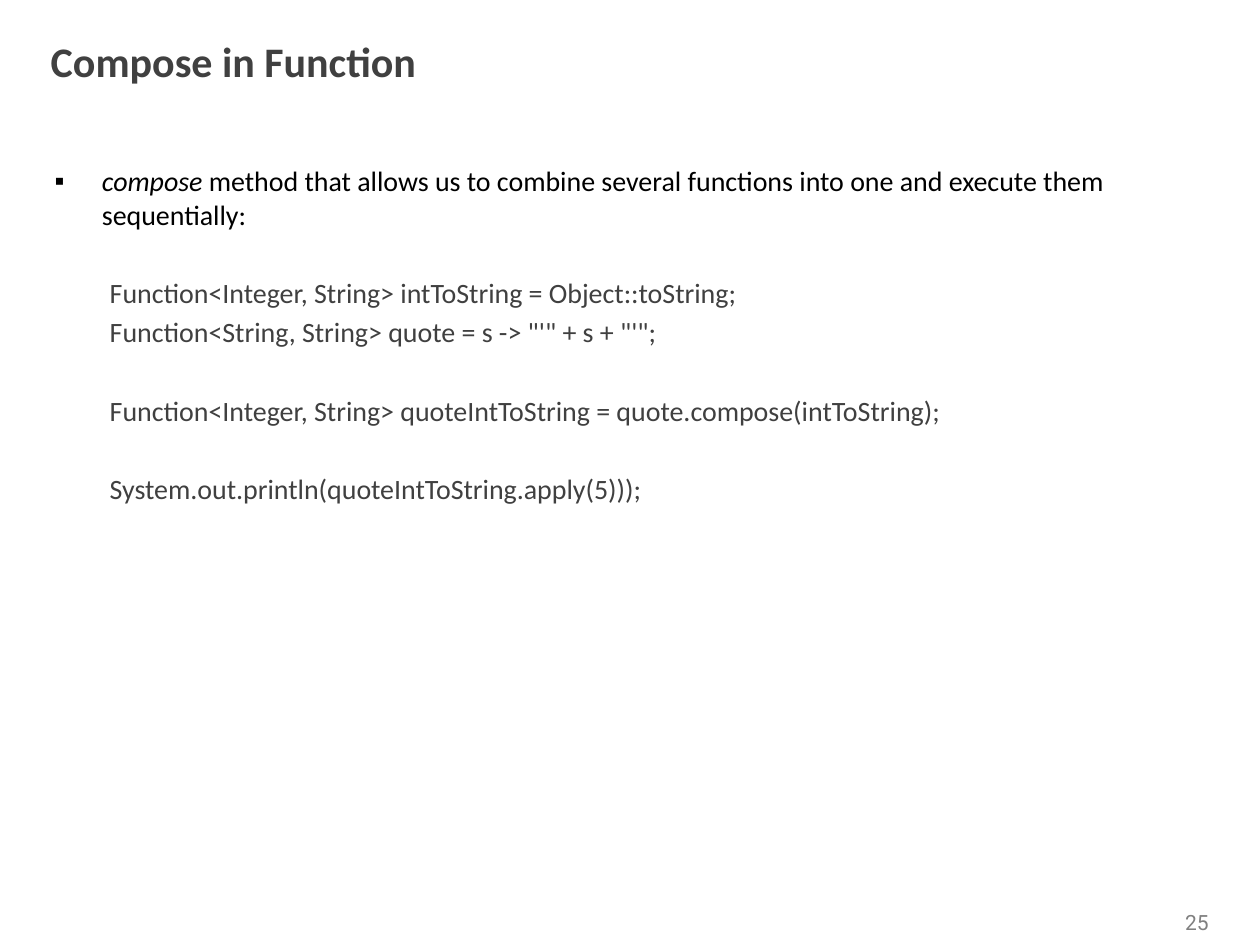
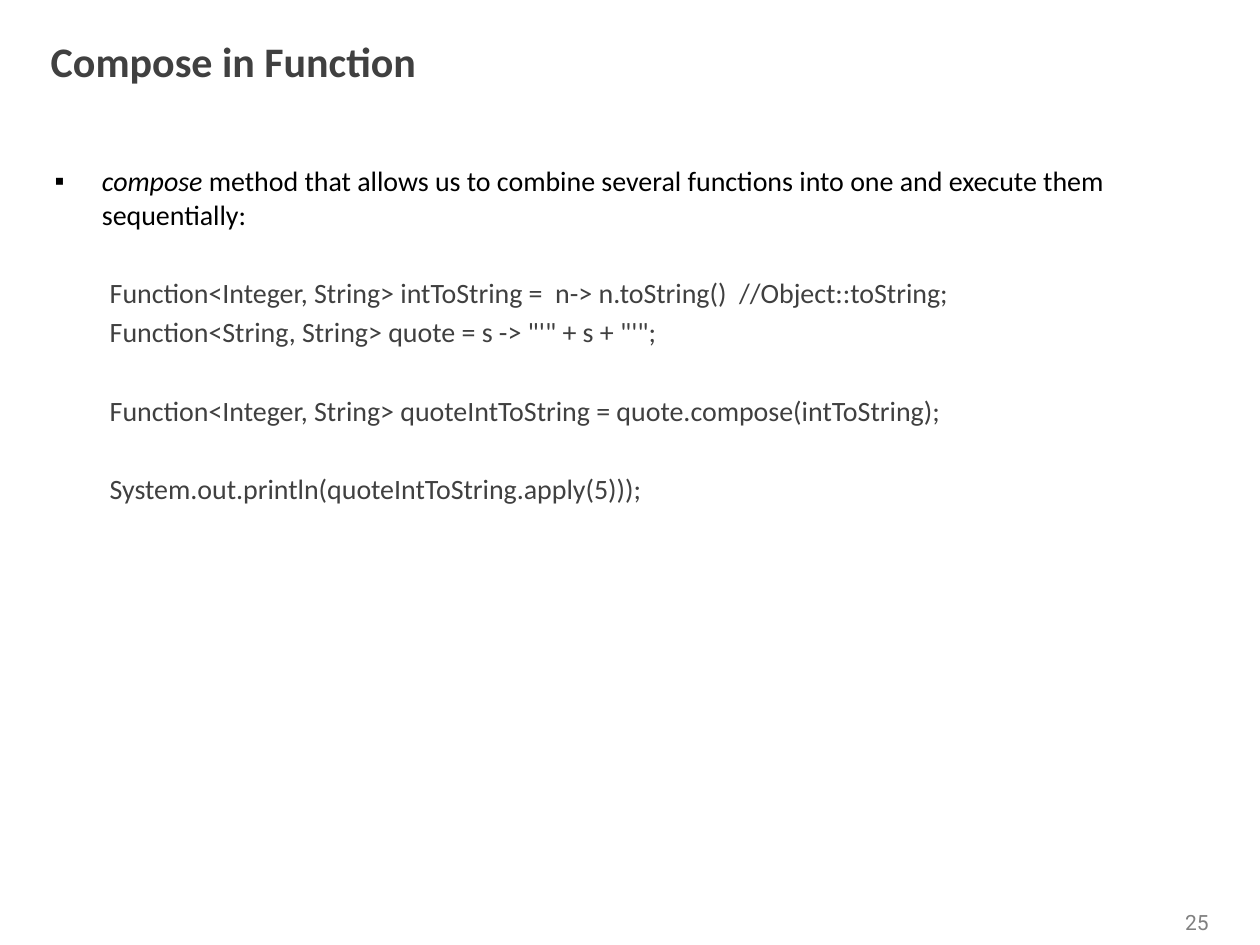
Before and after one commit to shalini06mittal/NCPIWS, a slide deck: slide 25 of ppt/Interfaces.pptx. Drawn at 1260x945 pixels with LibreOffice and Linux fonts; fonts in the diff are those of the drawing; background and template pictures are left out. Boxes give left, top, right and bottom in pixels: in the first picture for what was removed or moved away, otherwise in the second. Text is boxed around its words. In the diff, an @@ line names an element or a change of style, - is before the commit and + after.

```diff
--- a/ppt/Interfaces.pptx
+++ b/ppt/Interfaces.pptx
@@ text at (x1=110, y1=282, x2=948, y2=308): text changed @@
-  Function<Integer, String> intToString = Object::toString;
+  Function<Integer, String> intToString = n-> n.toString() //Object::toString;
```
Also in this commit, not shown: 2 slides added, 10 other files.
